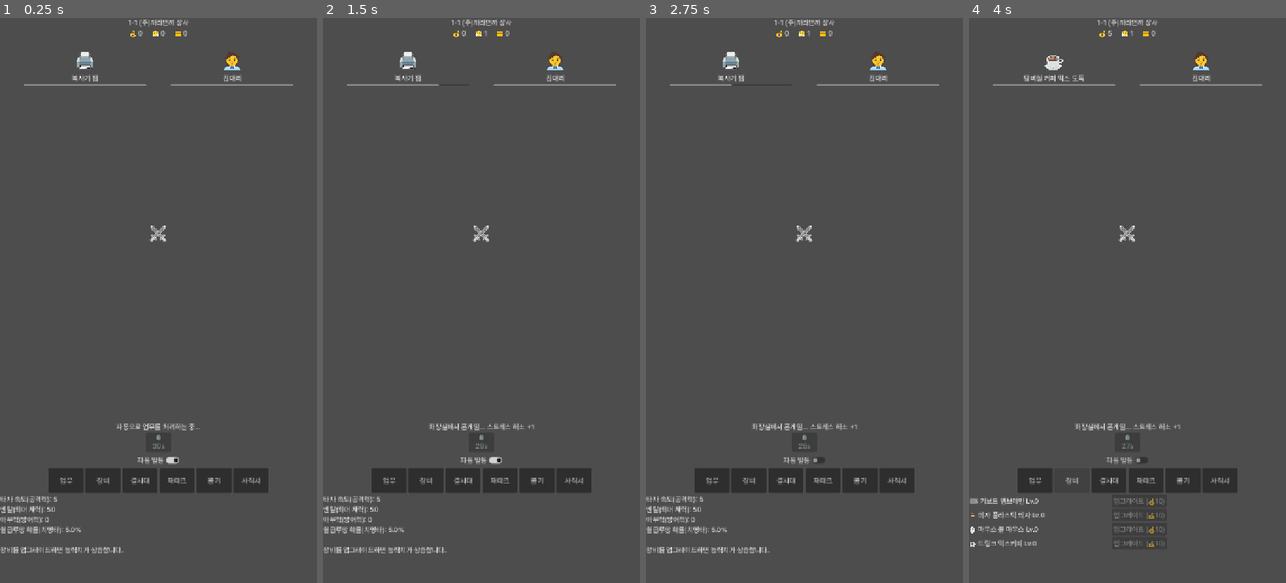
Above: before the commit, frames 1-4 (left to right).
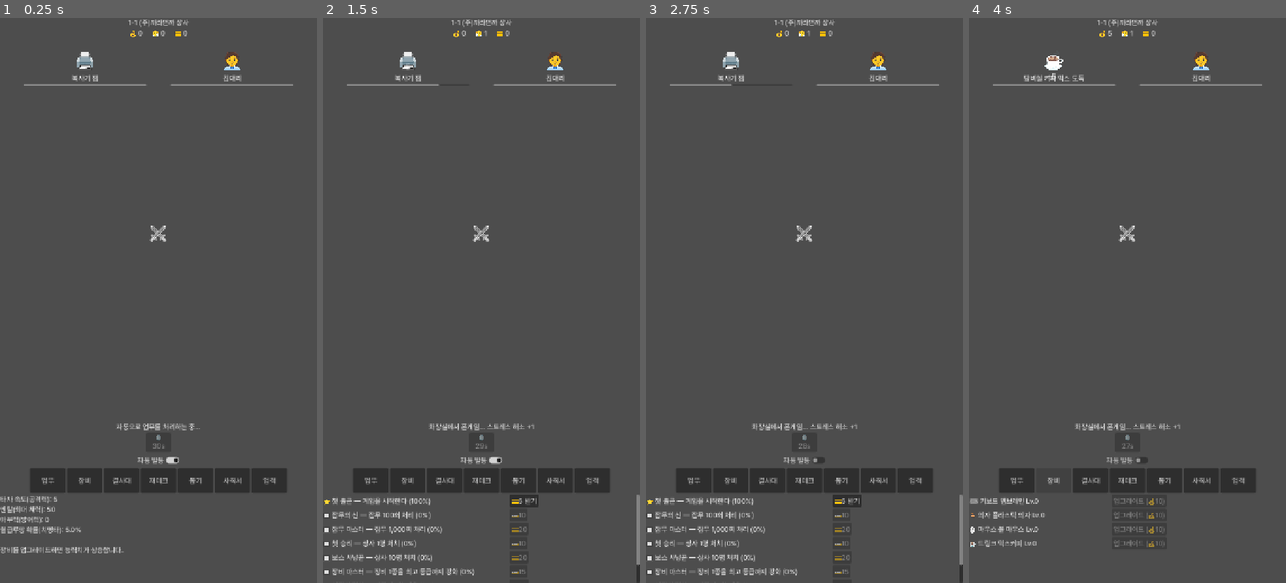
Above: after the commit, the same moments.

Repository: InjunKang/resignation-clicker
Game: Godot game, scene res://scenes/Main.tscn
Two runs of this game, one before a commit and one after it. Both use one fixed random seed, a clock stepped at 60 frames per second and the inputs below.
Inputs (mouse positions are in pixels of both pictures, inside the frame that each line leads up to):
- Up to frame 1 (0.25 s): no input
- Up to frame 2 (1.5 s): click (592, 481) at 0.5 s, where only the run after the commit has a clickable "업적"; click (481, 232) at 1.25 s
- Up to frame 3 (2.75 s): click "자동 발동" at 2 s
- Up to frame 4 (4 s): click "업무" at 2.75 s; click "장비" at 3.5 s

The runs differ from the first frame. In frame 1, 1.0% of the frame differs, in the area x 9-91%, y 79-84%; in frame 2, 3.2%, in the area x 0-100%, y 8-100%; in frame 3, 3.2%; in frame 4, 1.1%.

Commit message:
Add achievements system and combat juice (damage numbers, hit flash)
- New "업적" tab: 8 achievements tracking lifetime stats (mob/boss kills,
  prestige count, equipment maxed) that survive prestige resets, each
  claimable once for a diamond reward. This also fixes a real economy
  gap — previously diamonds only came from 3 first-boss-clears per run,
  not enough to ever gacha meaningfully.
- BattleView: attacks now spawn a tweened floating damage number (crit
  colored red, skill hits gold) and a brief flash on the hit icon,
  instead of just silently draining HP bars.

Verified via headless run/export (no errors) and Playwright: floating
damage number visible mid-fade in a live combat screenshot, achievement
tab renders with correct progress/claim states, 0 console errors.

Co-Authored-By: Claude Sonnet 5 <noreply@anthropic.com>

Diff:
--- a/scripts/autoload/GameData.gd
+++ b/scripts/autoload/GameData.gd
@@ -184,3 +184,18 @@
 
 func get_prestige_reward(max_stage_reached: int) -> int:
 	return int(max_stage_reached / 2)
+
+# --- 업적 ---
+# type: "stage" (lifetime_max_stage_index), "mob_kills", "boss_kills",
+#       "prestige_count", "equipment_maxed" (bool)
+
+const ACHIEVEMENTS := [
+	{"id": "first_day", "name": "첫 출근", "desc": "게임을 시작한다", "type": "stage", "value": 0, "reward": 5},
+	{"id": "busywork_100", "name": "잡무의 신", "desc": "잡무 100회 처리", "type": "mob_kills", "value": 100, "reward": 10},
+	{"id": "busywork_1000", "name": "잡무 마스터", "desc": "잡무 1,000회 처리", "type": "mob_kills", "value": 1000, "reward": 20},
+	{"id": "first_boss", "name": "첫 승리", "desc": "상사 1명 처치", "type": "boss_kills", "value": 1, "reward": 10},
+	{"id": "boss_hunter", "name": "보스 사냥꾼", "desc": "상사 10명 처치", "type": "boss_kills", "value": 10, "reward": 20},
+	{"id": "gear_maxed", "name": "장비 마스터", "desc": "장비 1종을 최고 등급까지 강화", "type": "equipment_maxed", "value": 1, "reward": 15},
+	{"id": "first_quit", "name": "이직의 정석", "desc": "사직서 1회 제출", "type": "prestige_count", "value": 1, "reward": 20},
+	{"id": "job_hopper", "name": "N수생", "desc": "사직서 5회 제출", "type": "prestige_count", "value": 5, "reward": 50},
+]
--- a/scripts/autoload/GameState.gd
+++ b/scripts/autoload/GameState.gd
@@ -38,6 +38,14 @@
 var prestige_currency: int = 0
 var prestige_levels: Dictionary = {"atk_boost": 0, "offline_boost": 0}
 
+# 업적용 평생 누적 스탯 — 사직서를 던져도 리셋되지 않음
+var lifetime_max_stage_index: int = 0
+var total_mob_kills: int = 0
+var total_boss_kills: int = 0
+var prestige_count: int = 0
+var equipment_ever_maxed: bool = false
+var achievements_claimed: Dictionary = {}
+
 var last_save_unix: int = 0
 
 # 파생 스탯 (recalculate_stats에서 갱신)
@@ -111,6 +119,8 @@
 	if not spend_gold(cost):
 		return false
 	equipment_levels[slot] = level + 1
+	if equipment_levels[slot] >= max_level:
+		equipment_ever_maxed = true
 	recalculate_stats()
 	equipment_changed.emit()
 	return true
@@ -120,10 +130,15 @@
 func advance_stage() -> void:
 	stage_index += 1
 	mobs_defeated_in_stage = 0
+	lifetime_max_stage_index = maxi(lifetime_max_stage_index, stage_index)
 	stage_changed.emit()
 
 func register_mob_kill() -> void:
 	mobs_defeated_in_stage += 1
+	total_mob_kills += 1
+
+func register_boss_kill() -> void:
+	total_boss_kills += 1
 
 func is_boss_stage() -> bool:
 	return mobs_defeated_in_stage >= GameData.MOBS_PER_STAGE
@@ -246,6 +261,8 @@
 	var new_level: int = mini(equipment_levels[slot] + levels, max_level)
 	var actual_gain: int = new_level - equipment_levels[slot]
 	equipment_levels[slot] = new_level
+	if new_level >= max_level:
+		equipment_ever_maxed = true
 	recalculate_stats()
 	currency_changed.emit()
 	equipment_changed.emit()
@@ -264,6 +281,7 @@
 func do_prestige() -> int:
 	var reward: int = GameData.get_prestige_reward(stage_index)
 	prestige_currency += reward
+	prestige_count += 1
 
 	gold = 0.0
 	stress = 0.0
@@ -299,6 +317,40 @@
 	recalculate_stats()
 	currency_changed.emit()
 	return true
+
+# --- 업적 ---
+
+func get_achievement_progress(a: Dictionary) -> float:
+	match a["type"]:
+		"stage":
+			return 1.0 if lifetime_max_stage_index >= a["value"] else 0.0
+		"mob_kills":
+			return clamp(float(total_mob_kills) / a["value"], 0.0, 1.0)
+		"boss_kills":
+			return clamp(float(total_boss_kills) / a["value"], 0.0, 1.0)
+		"prestige_count":
+			return clamp(float(prestige_count) / a["value"], 0.0, 1.0)
+		"equipment_maxed":
+			return 1.0 if equipment_ever_maxed else 0.0
+	return 0.0
+
+func is_achievement_complete(a: Dictionary) -> bool:
+	return get_achievement_progress(a) >= 1.0
+
+func is_achievement_claimed(id: String) -> bool:
+	return achievements_claimed.get(id, false)
+
+func claim_achievement(id: String) -> bool:
+	if is_achievement_claimed(id):
+		return false
+	for a in GameData.ACHIEVEMENTS:
+		if a["id"] == id:
+			if not is_achievement_complete(a):
+				return false
+			achievements_claimed[id] = true
+			add_diamond(a["reward"])
+			return true
+	return false
 
 # --- 저장/불러오기 ---
 
@@ -315,6 +367,12 @@
 		"stock_shares": stock_shares.duplicate(),
 		"prestige_currency": prestige_currency,
 		"prestige_levels": prestige_levels.duplicate(),
+		"lifetime_max_stage_index": lifetime_max_stage_index,
+		"total_mob_kills": total_mob_kills,
+		"total_boss_kills": total_boss_kills,
+		"prestige_count": prestige_count,
+		"equipment_ever_maxed": equipment_ever_maxed,
+		"achievements_claimed": achievements_claimed.duplicate(),
 		"last_save_unix": Time.get_unix_time_from_system(),
 	}
 
@@ -337,6 +395,12 @@
 	var levels: Dictionary = data.get("prestige_levels", {})
 	for key in prestige_levels.keys():
 		prestige_levels[key] = levels.get(key, 0)
+	lifetime_max_stage_index = data.get("lifetime_max_stage_index", stage_index)
+	total_mob_kills = data.get("total_mob_kills", 0)
+	total_boss_kills = data.get("total_boss_kills", 0)
+	prestige_count = data.get("prestige_count", 0)
+	equipment_ever_maxed = data.get("equipment_ever_maxed", false)
+	achievements_claimed = data.get("achievements_claimed", {})
 	last_save_unix = data.get("last_save_unix", int(Time.get_unix_time_from_system()))
 	recalculate_stats()
 	currency_changed.emit()
--- a/scripts/battle_view.gd
+++ b/scripts/battle_view.gd
@@ -25,9 +25,13 @@
 var enemy_hp_bar: ProgressBar
 var enemy_icon_label: Label
 var player_hp_bar: ProgressBar
+var player_icon_label: Label
 var boss_timer_label: Label
 var log_label: Label
 var auto_toggle: CheckButton
+var battle_area: Control
+var enemy_box: VBoxContainer
+var player_box: VBoxContainer
 
 func _ready() -> void:
 	custom_minimum_size = Vector2(0, 360)
@@ -43,7 +47,7 @@
 	root_vbox.set_anchors_and_offsets_preset(Control.PRESET_FULL_RECT)
 	add_child(root_vbox)
 
-	var battle_area := Control.new()
+	battle_area = Control.new()
 	battle_area.size_flags_vertical = Control.SIZE_EXPAND_FILL
 	root_vbox.add_child(battle_area)
 
@@ -52,7 +56,7 @@
 	hbox.alignment = BoxContainer.ALIGNMENT_CENTER
 	battle_area.add_child(hbox)
 
-	var enemy_box := VBoxContainer.new()
+	enemy_box = VBoxContainer.new()
 	enemy_box.custom_minimum_size = Vector2(280, 0)
 	hbox.add_child(enemy_box)
 
@@ -79,11 +83,11 @@
 	vs_label.add_theme_font_size_override("font_size", 36)
 	hbox.add_child(vs_label)
 
-	var player_box := VBoxContainer.new()
+	player_box = VBoxContainer.new()
 	player_box.custom_minimum_size = Vector2(280, 0)
 	hbox.add_child(player_box)
 
-	var player_icon_label := Label.new()
+	player_icon_label = Label.new()
 	player_icon_label.text = "🧑‍💼"
 	player_icon_label.add_theme_font_size_override("font_size", 48)
 	player_icon_label.horizontal_alignment = HORIZONTAL_ALIGNMENT_CENTER
@@ -208,6 +212,26 @@
 			btn.text = "%s\n%ds" % [data["icon"], int(ceil(cd))]
 			btn.disabled = true
 
+# --- 타격감(데미지 숫자 / 피격 플래시) ---
+
+func _spawn_floating_number(anchor: Control, text: String, color: Color) -> void:
+	var lbl := Label.new()
+	lbl.text = text
+	lbl.add_theme_color_override("font_color", color)
+	lbl.add_theme_font_size_override("font_size", 20)
+	lbl.position = anchor.position + Vector2(anchor.size.x * 0.5 - 16, 56)
+	battle_area.add_child(lbl)
+	var tween := create_tween()
+	tween.set_parallel(true)
+	tween.tween_property(lbl, "position:y", lbl.position.y - 36, 0.8)
+	tween.tween_property(lbl, "modulate:a", 0.0, 0.8)
+	tween.chain().tween_callback(lbl.queue_free)
+
+func _flash(control: Control) -> void:
+	var tween := create_tween()
+	tween.tween_property(control, "modulate", Color(1.6, 1.6, 1.6), 0.05)
+	tween.tween_property(control, "modulate", Color(1, 1, 1), 0.15)
+
 # --- 전투 ---
 
 func _gold_multiplier() -> float:
@@ -224,6 +248,8 @@
 		log_label.text = "월급루팡! 대박 효율!"
 	dmg += GameState.get_companion_dps() * ATTACK_ROLL_INTERVAL
 	enemy_hp -= dmg
+	_spawn_floating_number(enemy_box, "-%s" % Fmt.short(dmg), Color(1.0, 0.35, 0.35) if crit else Color(1, 1, 1))
+	_flash(enemy_icon_label)
 	_check_enemy_death()
 
 func _check_enemy_death() -> void:
@@ -242,6 +268,7 @@
 	var company_index: int = GameData.get_company_index(GameState.stage_index)
 	GameState.add_gold(GameData.get_boss_gold_reward(GameState.stage_index) * _gold_multiplier())
 	GameState.add_stress(GameData.get_boss_stress_reward(GameState.stage_index))
+	GameState.register_boss_kill()
 	if GameState.register_boss_first_clear(company_index):
 		GameState.add_diamond(GameData.BOSS_FIRST_CLEAR_DIAMOND_REWARD)
 		log_label.text = "%s 격파! 첫 클리어 보너스 법인카드 +%d" % [_boss_data.get("name", ""), int(GameData.BOSS_FIRST_CLEAR_DIAMOND_REWARD)]
@@ -259,6 +286,8 @@
 		return
 	var dmg: float = max(1.0, boss_atk - GameState.def)
 	player_hp = max(0.0, player_hp - dmg)
+	_spawn_floating_number(player_box, "-%s" % Fmt.short(dmg), Color(1.0, 0.6, 0.2))
+	_flash(player_icon_label)
 
 func _on_boss_fail() -> void:
 	log_label.text = "멘탈이 나갔다... 다시 도전!"
@@ -311,11 +340,17 @@
 func _cast_skill(id: String) -> void:
 	match id:
 		"blame":
-			enemy_hp -= enemy_max_hp * 0.10
+			var dmg: float = enemy_max_hp * 0.10
+			enemy_hp -= dmg
+			_spawn_floating_number(enemy_box, "-%s" % Fmt.short(dmg), Color(1.0, 0.9, 0.3))
+			_flash(enemy_icon_label)
 			log_label.text = "네 탓이오! %s 탓이야!" % enemy_name
 			_check_enemy_death()
 		"chopper":
-			enemy_hp -= enemy_max_hp * 0.20
+			var dmg: float = enemy_max_hp * 0.20
+			enemy_hp -= dmg
+			_spawn_floating_number(enemy_box, "-%s" % Fmt.short(dmg), Color(1.0, 0.9, 0.3))
+			_flash(enemy_icon_label)
 			log_label.text = "전무님이 헬기 타고 등장! 대가리 박아!"
 			_check_enemy_death()
 		# "nep", "coffee"는 지속시간(active) 동안의 상태 플래그로만 동작 (즉발 효과 없음)
--- a/scripts/main.gd
+++ b/scripts/main.gd
@@ -33,6 +33,7 @@
 	panels["invest"] = InvestPanel.new()
 	panels["gacha"] = GachaPanel.new()
 	panels["prestige"] = PrestigePanel.new()
+	panels["achievement"] = AchievementPanel.new()
 
 	for key in panels.keys():
 		var p: Control = panels[key]
--- a/scripts/tab_menu.gd
+++ b/scripts/tab_menu.gd
@@ -18,6 +18,7 @@
 		{"id": "invest", "label": "재테크"},
 		{"id": "gacha", "label": "뽑기"},
 		{"id": "prestige", "label": "사직서"},
+		{"id": "achievement", "label": "업적"},
 	]
 	for tab in tabs:
 		var btn := Button.new()
--- /dev/null
+++ b/scripts/ui/panels/achievement_panel.gd
@@ -0,0 +1,52 @@
+class_name AchievementPanel
+extends Control
+## "업적" 탭: 평생 누적 스탯 기반 업적 달성/보상 수령
+
+var rows: Dictionary = {}
+
+func _ready() -> void:
+	var scroll := ScrollContainer.new()
+	scroll.set_anchors_and_offsets_preset(Control.PRESET_FULL_RECT)
+	add_child(scroll)
+
+	var vbox := VBoxContainer.new()
+	vbox.size_flags_horizontal = Control.SIZE_EXPAND_FILL
+	scroll.add_child(vbox)
+
+	for a in GameData.ACHIEVEMENTS:
+		var row := HBoxContainer.new()
+		vbox.add_child(row)
+
+		var lbl := Label.new()
+		lbl.custom_minimum_size = Vector2(420, 0)
+		lbl.autowrap_mode = TextServer.AUTOWRAP_WORD
+		row.add_child(lbl)
+
+		var btn := Button.new()
+		btn.pressed.connect(func() -> void: GameState.claim_achievement(a["id"]))
+		row.add_child(btn)
+
+		rows[a["id"]] = {"label": lbl, "button": btn}
+
+	GameState.currency_changed.connect(_refresh)
+	GameState.stage_changed.connect(_refresh)
+	GameState.equipment_changed.connect(_refresh)
+	_refresh()
+
+func _refresh() -> void:
+	for a in GameData.ACHIEVEMENTS:
+		var info: Dictionary = rows[a["id"]]
+		var claimed: bool = GameState.is_achievement_claimed(a["id"])
+		var complete: bool = GameState.is_achievement_complete(a)
+		var progress: float = GameState.get_achievement_progress(a)
+		var mark: String = "✅" if claimed else ("⭐" if complete else "🔲")
+		info["label"].text = "%s %s — %s (%d%%)" % [mark, a["name"], a["desc"], int(progress * 100)]
+		if claimed:
+			info["button"].text = "완료"
+			info["button"].disabled = true
+		elif complete:
+			info["button"].text = "💳%d 받기" % a["reward"]
+			info["button"].disabled = false
+		else:
+			info["button"].text = "💳%d" % a["reward"]
+			info["button"].disabled = true
Not shown, added: scripts/ui/panels/achievement_panel.gd.uid
